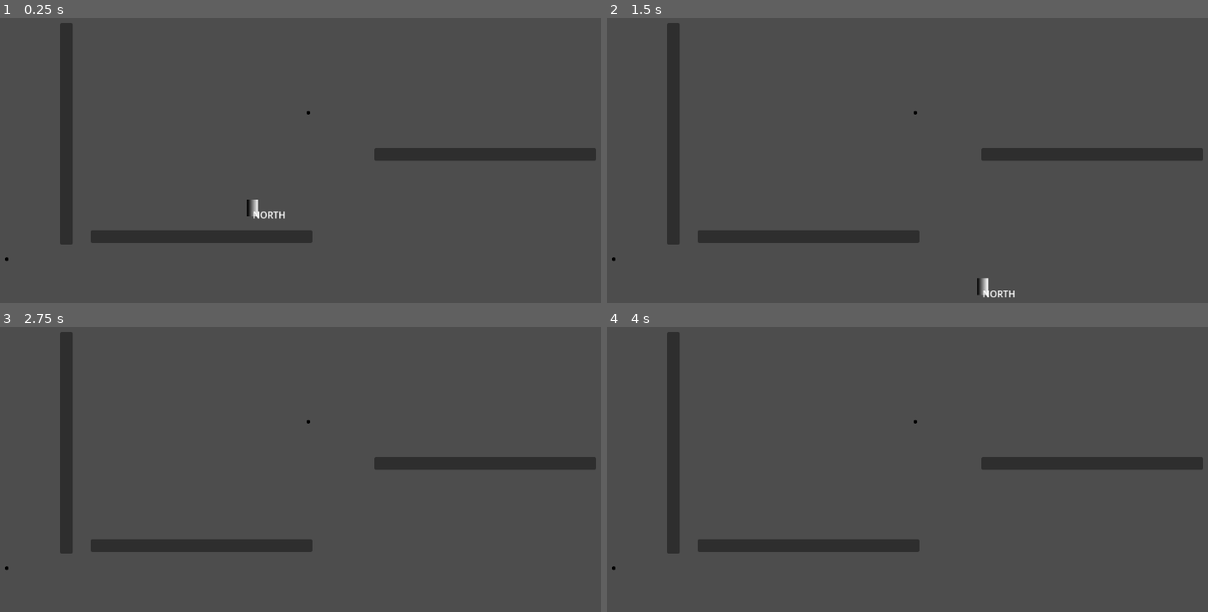
Above: before the commit, frames 1-4 (two rows, left to right).
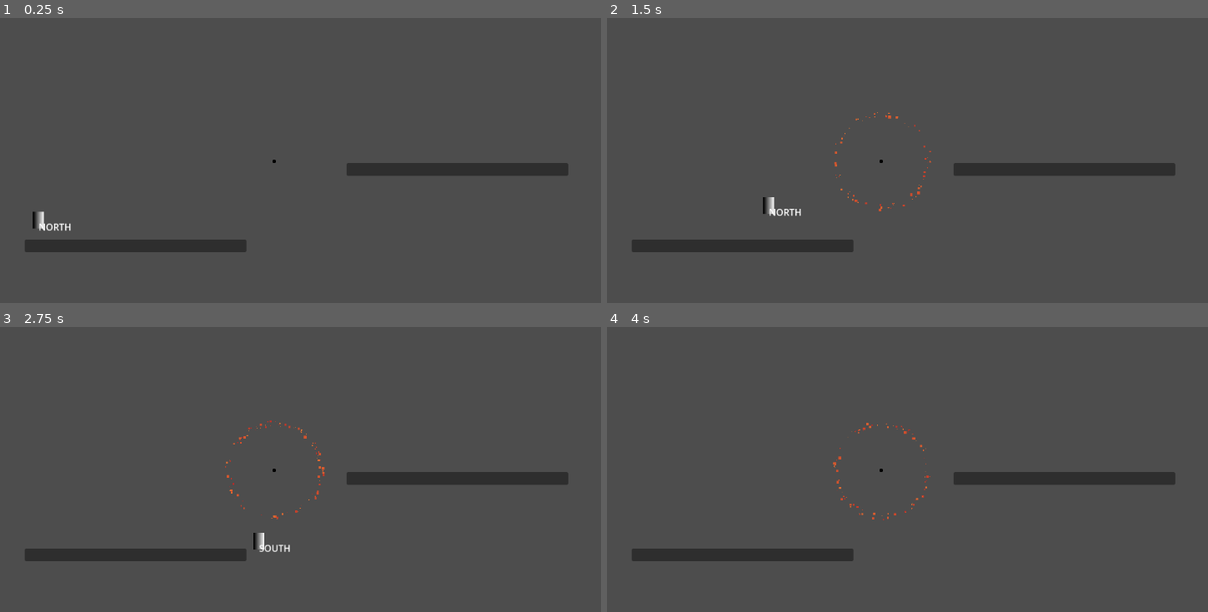
Above: after the commit, the same moments.

Repository: RichardMJaks/gamecamp-2025
Game: Godot game, scene res://debug.tscn
Same seed, same stepped clock (60 frames per second), same inputs: the game is played once before the commit and once after it.
Inputs (mouse positions are in pixels of both pictures, inside the frame that each line leads up to):
- Up to frame 1 (0.25 s): no input
- Up to frame 2 (1.5 s): move the mouse to (1021, 106) at 0.52 s; hold D (m_right) 0.53-1.28 s; click (1021, 106) at 0.6 s; tap Space (m_jump) at 0.77 s; move the mouse to (739, 143) at 1.27 s; hold S (m_down) from 1.28 s (still down); click (739, 143) at 1.35 s
- Up to frame 3 (2.75 s): tap Space (m_jump) at 1.52 s; tap Enter at 2 s; move the mouse to (336, 352) at 2.02 s; release S (m_down) at 2.03 s; hold D (m_right) from 2.03 s (still down); click (336, 352) at 2.1 s
- Up to frame 4 (4 s): move the mouse to (841, 509) at 2.77 s; release D (m_right) at 2.78 s; hold W (m_up) 2.78-3.53 s; click (841, 509) at 2.85 s; tap Space (m_jump) at 3.02, 3.77 s; move the mouse to (1075, 489) at 3.52 s; hold A (m_left) from 3.53 s (still down); click (1075, 489) at 3.6 s

The runs differ from the first frame. In frame 1, 7.7% of the frame differs, in the area x 0-100%, y 1-86%; in frame 2, 7.9%, in the area x 0-100%, y 1-98%; in frame 3, 7.6%; in frame 4, 7.6%.

Commit message:
stuff

Diff:
--- a/attractor/attractor_rad.tscn
+++ b/attractor/attractor_rad.tscn
@@ -1,13 +1,12 @@
-[gd_scene load_steps=4 format=3 uid="uid://cxx88468sdxo2"]
+[gd_scene load_steps=4 format=3 uid="uid://dnjtj2ehbewm7"]
 
-[ext_resource type="Script" uid="uid://cpgayb7la7buk" path="res://attractor/attractor_rad.gd" id="1_cxyel"]
+[ext_resource type="Script" path="res://attractor/attractor_rad.gd" id="1_cxyel"]
 [ext_resource type="Material" uid="uid://syxce2o32kcw" path="res://attractor/material_attracor.tres" id="2_k23fb"]
 
 [sub_resource type="RectangleShape2D" id="RectangleShape2D_hm8jb"]
 size = Vector2(21, 20)
 
 [node name="attractor_rad" type="Area2D"]
-position = Vector2(499, 284)
 script = ExtResource("1_cxyel")
 metadata/_edit_group_ = true
 
--- a/debug.tscn
+++ b/debug.tscn
@@ -1,31 +1,15 @@
-[gd_scene load_steps=8 format=3 uid="uid://daeu7o3vialep"]
+[gd_scene load_steps=4 format=3 uid="uid://daeu7o3vialep"]
 
 [ext_resource type="PackedScene" uid="uid://hm7oj8v2rsqi" path="res://player/player.tscn" id="1_1uwqr"]
 [ext_resource type="PackedScene" uid="uid://b2lxuj4h4oeth" path="res://magnet/magnet.tscn" id="2_lvjdj"]
-[ext_resource type="Script" uid="uid://bvo7qw7l6fv5d" path="res://magnet/magnet.gd" id="2_rdi1l"]
 
 [sub_resource type="RectangleShape2D" id="RectangleShape2D_110fs"]
 size = Vector2(380, 20)
 
-[sub_resource type="Gradient" id="Gradient_lshss"]
-interpolation_mode = 1
-colors = PackedColorArray(0, 0, 0, 1, 0, 0, 0, 0)
-
-[sub_resource type="GradientTexture2D" id="GradientTexture2D_ddqi3"]
-gradient = SubResource("Gradient_lshss")
-width = 8
-height = 8
-fill = 1
-fill_from = Vector2(0.5, 0.5)
-fill_to = Vector2(0.5, 0)
-
-[sub_resource type="CircleShape2D" id="CircleShape2D_p1ktd"]
-radius = 50.0
-
 [node name="debug" type="Node2D"]
 
 [node name="StaticBody2D2" type="StaticBody2D" parent="."]
-position = Vector2(950, 373)
+position = Vector2(902, 399)
 
 [node name="CollisionShape2D" type="CollisionShape2D" parent="StaticBody2D2"]
 shape = SubResource("RectangleShape2D_110fs")
@@ -38,7 +22,7 @@
 metadata/_edit_use_anchors_ = true
 
 [node name="StaticBody2D" type="StaticBody2D" parent="."]
-position = Vector2(460, 515)
+position = Vector2(346, 531)
 
 [node name="CollisionShape2D" type="CollisionShape2D" parent="StaticBody2D"]
 shape = SubResource("RectangleShape2D_110fs")
@@ -51,35 +35,19 @@
 metadata/_edit_use_anchors_ = true
 
 [node name="Player" parent="." instance=ExtResource("1_1uwqr")]
-position = Vector2(549, 438)
+position = Vector2(179, 459)
 speed = 260.69
 acceleration_time = 0.235
 deceleration_time = 0.31
 jump_height = 83.355
 
-[node name="Magnet2" type="Node2D" parent="."]
-position = Vector2(645, 302)
-script = ExtResource("2_rdi1l")
-pole = -1
-radius = 125.41
+[node name="Magnet3" parent="." instance=ExtResource("2_lvjdj")]
+position = Vector2(586, 386)
+radius = 85.335
 strength = 3.0
 
-[node name="Sprite2D" type="Sprite2D" parent="Magnet2"]
-texture = SubResource("GradientTexture2D_ddqi3")
-
-[node name="MagnetRange" type="Area2D" parent="Magnet2"]
-unique_name_in_owner = true
-
-[node name="Collider" type="CollisionShape2D" parent="Magnet2/MagnetRange"]
-shape = SubResource("CircleShape2D_p1ktd")
-
-[node name="Magnet3" parent="." instance=ExtResource("2_lvjdj")]
-position = Vector2(124, 555)
-radius = 3.0
-strength = 50.0
-
 [node name="StaticBody2D3" type="StaticBody2D" parent="."]
-position = Vector2(226, 339)
+position = Vector2(-412, 289)
 rotation = -1.57079
 
 [node name="CollisionShape2D" type="CollisionShape2D" parent="StaticBody2D3"]
@@ -91,6 +59,3 @@
 offset_right = 192.0
 offset_bottom = 12.0
 metadata/_edit_use_anchors_ = true
-
-[connection signal="area_entered" from="Magnet2/MagnetRange" to="Magnet2" method="_on_range_entered"]
-[connection signal="area_exited" from="Magnet2/MagnetRange" to="Magnet2" method="_on_range_exited"]
--- a/magnet/magnet.gd
+++ b/magnet/magnet.gd
@@ -1,6 +1,7 @@
 extends Node2D
 class_name Magnet
 
+@export var particles: GPUParticles2D
 @export var pole: GlobalVars.POLE = GlobalVars.POLE.NORTH
 @export var radius: float = 1
 @export var strength: float = 1
@@ -11,6 +12,9 @@
 
 func _process(_delta: float) -> void:
 	effect_range.get_child(0).shape.radius = radius
+	particles.process_material.emission_ring_inner_radius = radius - 10
+	particles.process_material.emission_ring_radius = radius
+
 
 
 func _physics_process(delta: float) -> void:
--- a/magnet/magnet.tscn
+++ b/magnet/magnet.tscn
@@ -1,6 +1,7 @@
-[gd_scene load_steps=5 format=3 uid="uid://b2lxuj4h4oeth"]
+[gd_scene load_steps=6 format=3 uid="uid://b2lxuj4h4oeth"]
 
 [ext_resource type="Script" uid="uid://bvo7qw7l6fv5d" path="res://magnet/magnet.gd" id="1_gwujs"]
+[ext_resource type="Material" uid="uid://syxce2o32kcw" path="res://attractor/material_attracor.tres" id="2_q0jc7"]
 
 [sub_resource type="Gradient" id="Gradient_lshss"]
 interpolation_mode = 1
@@ -17,8 +18,9 @@
 [sub_resource type="CircleShape2D" id="CircleShape2D_p1ktd"]
 radius = 50.0
 
-[node name="Magnet" type="Node2D"]
+[node name="Magnet" type="Node2D" node_paths=PackedStringArray("particles")]
 script = ExtResource("1_gwujs")
+particles = NodePath("Flames")
 
 [node name="Sprite2D" type="Sprite2D" parent="."]
 texture = SubResource("GradientTexture2D_ddqi3")
@@ -29,5 +31,12 @@
 [node name="Collider" type="CollisionShape2D" parent="MagnetRange"]
 shape = SubResource("CircleShape2D_p1ktd")
 
+[node name="Flames" type="GPUParticles2D" parent="."]
+position = Vector2(1, 0)
+amount = 128
+lifetime = 2.0
+local_coords = true
+process_material = ExtResource("2_q0jc7")
+
 [connection signal="area_entered" from="MagnetRange" to="." method="_on_range_entered"]
 [connection signal="area_exited" from="MagnetRange" to="." method="_on_range_exited"]
